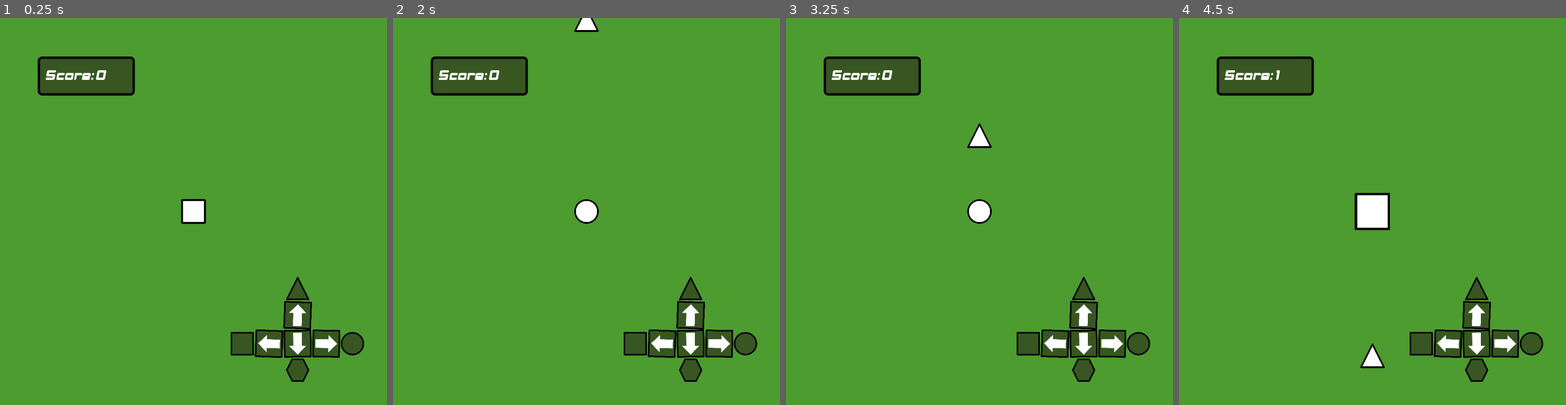
Above: before the commit, frames 1-4 (left to right).
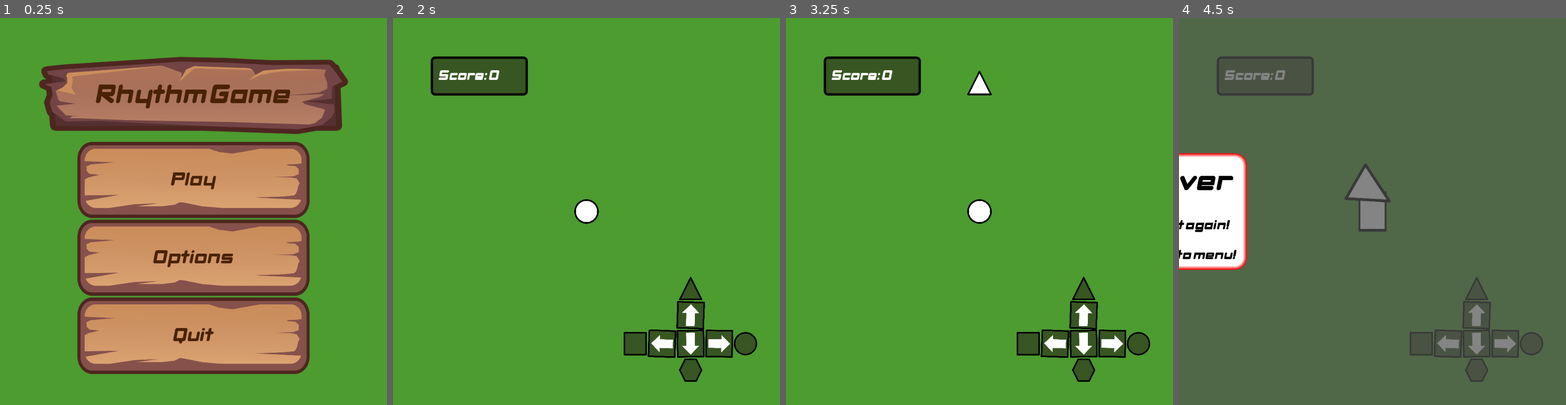
Above: after the commit, the same moments.

Repository: mtaubert/rhythm
Game: Godot game, scene res://Scenes/Menu.tscn
Same seed, same stepped clock (60 frames per second), same inputs: the game is played once before the commit and once after it. Before the commit the project starts from res://Scenes/Game.tscn.
Inputs (mouse positions are in pixels of both pictures, inside the frame that each line leads up to):
- Up to frame 1 (0.25 s): no input
- Up to frame 2 (2 s): click (586, 257) at 0.5 s, where only the run after the commit has a clickable "Options"; tap Enter at 1.25 s; hold Right (ui_right) from 1.28 s (still down)
- Up to frame 3 (3.25 s): release Right (ui_right) at 2.03 s; hold Down (ui_down) 2.03-2.78 s; hold Right (ui_right) from 2.78 s (still down)
- Up to frame 4 (4.5 s): release Right (ui_right) at 3.53 s; hold Up (ui_up) 3.53-4.28 s; hold Left (ui_left) from 4.28 s (still down)

The runs differ from the first frame. In frame 1, 51% of the frame differs, in the area x 9-95%, y 9-94%; in frame 2, 0.2%; in frame 3, 0.5%; in frame 4, 100%, in the area x 0-100%, y 0-100%.

Commit message:
Main Menu

Diff:
--- a/Scenes/Game.tscn
+++ b/Scenes/Game.tscn
@@ -111,7 +111,7 @@
 
 [sub_resource type="DynamicFont" id=6]
 
-size = 38
+size = 35
 use_mipmaps = true
 use_filter = false
 font_data = ExtResource( 4 )
@@ -177,7 +177,7 @@
 "values": [ true, false ]
 }
 
-[node name="Game" type="Node" index="0"]
+[node name="Game" type="Node"]
 
 script = ExtResource( 1 )
 
@@ -355,7 +355,6 @@
 
 [node name="Game_Over" type="Panel" parent="." index="4"]
 
-editor/display_folded = true
 visible = false
 anchor_left = 0.0
 anchor_top = 0.0
@@ -414,7 +413,7 @@
 anchor_right = 0.0
 anchor_bottom = 0.0
 margin_right = 500.0
-margin_bottom = 197.0
+margin_bottom = 146.0
 rect_pivot_offset = Vector2( 0, 0 )
 rect_clip_content = false
 mouse_filter = 2
@@ -433,15 +432,15 @@
 max_lines_visible = -1
 _sections_unfolded = [ "Grow Direction", "Rect", "Size Flags", "custom_colors", "custom_fonts" ]
 
-[node name="Label" type="Label" parent="Game_Over/Game_Over_Panel/VBoxContainer" index="1"]
-
-anchor_left = 0.0
-anchor_top = 0.0
-anchor_right = 0.0
-anchor_bottom = 0.0
-margin_top = 201.0
-margin_right = 500.0
-margin_bottom = 300.0
+[node name="Restart" type="Label" parent="Game_Over/Game_Over_Panel/VBoxContainer" index="1"]
+
+anchor_left = 0.0
+anchor_top = 0.0
+anchor_right = 0.0
+anchor_bottom = 0.0
+margin_top = 150.0
+margin_right = 500.0
+margin_bottom = 223.0
 rect_pivot_offset = Vector2( 0, 0 )
 rect_clip_content = false
 mouse_filter = 2
@@ -459,6 +458,32 @@
 max_lines_visible = -1
 _sections_unfolded = [ "Size Flags", "custom_colors", "custom_fonts" ]
 
+[node name="Menu" type="Label" parent="Game_Over/Game_Over_Panel/VBoxContainer" index="2"]
+
+anchor_left = 0.0
+anchor_top = 0.0
+anchor_right = 0.0
+anchor_bottom = 0.0
+margin_top = 227.0
+margin_right = 500.0
+margin_bottom = 300.0
+rect_pivot_offset = Vector2( 0, 0 )
+rect_clip_content = false
+mouse_filter = 2
+mouse_default_cursor_shape = 0
+size_flags_horizontal = 3
+size_flags_vertical = 3
+custom_fonts/font = SubResource( 6 )
+custom_colors/font_color = Color( 0, 0, 0, 1 )
+text = "Press Esc to go to menu!"
+align = 1
+valign = 1
+clip_text = true
+percent_visible = 1.0
+lines_skipped = 0
+max_lines_visible = -1
+_sections_unfolded = [ "Size Flags", "custom_colors", "custom_fonts" ]
+
 [node name="AnimationPlayer" type="AnimationPlayer" parent="." index="5"]
 
 root_node = NodePath("..")
--- /dev/null
+++ b/Scenes/Menu.tscn
@@ -0,0 +1,451 @@
+[gd_scene load_steps=10 format=2]
+
+[ext_resource path="res://Scripts/Menu.gd" type="Script" id=1]
+[ext_resource path="res://Assets/Background/background_image.png" type="Texture" id=2]
+[ext_resource path="res://Assets/Menu/title.png" type="Texture" id=3]
+[ext_resource path="res://Assets/Fonts/DBXLNEWI.TTF" type="DynamicFontData" id=4]
+[ext_resource path="res://Assets/Menu/button.png" type="Texture" id=5]
+[ext_resource path="res://Assets/Menu/button_green.png" type="Texture" id=6]
+[ext_resource path="res://Assets/Menu/button_red.png" type="Texture" id=7]
+
+[sub_resource type="DynamicFont" id=1]
+
+size = 70
+use_mipmaps = false
+use_filter = false
+font_data = ExtResource( 4 )
+_sections_unfolded = [ "Font", "Settings" ]
+
+[sub_resource type="DynamicFont" id=2]
+
+size = 50
+use_mipmaps = false
+use_filter = false
+font_data = ExtResource( 4 )
+_sections_unfolded = [ "Font", "Settings" ]
+
+[node name="Menu" type="Node" index="0"]
+
+script = ExtResource( 1 )
+
+[node name="Background" type="TextureRect" parent="." index="0"]
+
+editor/display_folded = true
+anchor_left = 0.0
+anchor_top = 0.0
+anchor_right = 0.0
+anchor_bottom = 0.0
+margin_right = 1000.0
+margin_bottom = 1000.0
+rect_pivot_offset = Vector2( 0, 0 )
+rect_clip_content = false
+mouse_filter = 1
+mouse_default_cursor_shape = 0
+size_flags_horizontal = 1
+size_flags_vertical = 1
+texture = ExtResource( 2 )
+expand = true
+stretch_mode = 0
+_sections_unfolded = [ "Rect" ]
+
+[node name="Title_bg" type="TextureRect" parent="Background" index="0"]
+
+anchor_left = 0.0
+anchor_top = 0.0
+anchor_right = 0.0
+anchor_bottom = 0.0
+margin_left = 100.0
+margin_top = 100.0
+margin_right = 900.0
+margin_bottom = 300.0
+rect_pivot_offset = Vector2( 0, 0 )
+rect_clip_content = false
+mouse_filter = 1
+mouse_default_cursor_shape = 0
+size_flags_horizontal = 1
+size_flags_vertical = 1
+texture = ExtResource( 3 )
+expand = true
+stretch_mode = 0
+_sections_unfolded = [ "Rect" ]
+
+[node name="Label" type="Label" parent="Background/Title_bg" index="0"]
+
+anchor_left = 0.0
+anchor_top = 0.0
+anchor_right = 0.0
+anchor_bottom = 0.0
+margin_right = 800.0
+margin_bottom = 200.0
+rect_pivot_offset = Vector2( 0, 0 )
+rect_clip_content = false
+mouse_filter = 2
+mouse_default_cursor_shape = 0
+size_flags_horizontal = 3
+size_flags_vertical = 3
+custom_fonts/font = SubResource( 1 )
+custom_colors/font_color = Color( 0.289063, 0.136239, 0.0135498, 1 )
+text = "Rhythm Game"
+align = 1
+valign = 1
+percent_visible = 1.0
+lines_skipped = 0
+max_lines_visible = -1
+_sections_unfolded = [ "Rect", "Size Flags", "custom_colors", "custom_fonts" ]
+
+[node name="Buttons" type="VBoxContainer" parent="." index="1"]
+
+editor/display_folded = true
+anchor_left = 0.0
+anchor_top = 0.0
+anchor_right = 0.0
+anchor_bottom = 0.0
+margin_left = 200.0
+margin_top = 320.0
+margin_right = 800.0
+margin_bottom = 920.0
+rect_pivot_offset = Vector2( 0, 0 )
+rect_clip_content = false
+mouse_filter = 1
+mouse_default_cursor_shape = 0
+size_flags_horizontal = 1
+size_flags_vertical = 1
+alignment = 0
+_sections_unfolded = [ "Rect" ]
+
+[node name="Play_Button" type="TextureButton" parent="Buttons" index="0"]
+
+anchor_left = 0.0
+anchor_top = 0.0
+anchor_right = 0.0
+anchor_bottom = 0.0
+margin_right = 600.0
+margin_bottom = 197.0
+rect_pivot_offset = Vector2( 0, 0 )
+rect_clip_content = false
+focus_mode = 2
+mouse_filter = 0
+mouse_default_cursor_shape = 0
+size_flags_horizontal = 3
+size_flags_vertical = 3
+toggle_mode = false
+enabled_focus_mode = 2
+shortcut = null
+group = null
+texture_normal = ExtResource( 5 )
+texture_pressed = ExtResource( 5 )
+texture_hover = ExtResource( 6 )
+expand = true
+_sections_unfolded = [ "Rect", "Size Flags", "Textures" ]
+
+[node name="Play" type="Label" parent="Buttons/Play_Button" index="0"]
+
+anchor_left = 0.0
+anchor_top = 0.0
+anchor_right = 0.0
+anchor_bottom = 0.0
+margin_right = 600.0
+margin_bottom = 197.0
+rect_pivot_offset = Vector2( 0, 0 )
+rect_clip_content = false
+mouse_filter = 2
+mouse_default_cursor_shape = 0
+size_flags_horizontal = 3
+size_flags_vertical = 3
+custom_fonts/font = SubResource( 2 )
+custom_colors/font_color = Color( 0.289063, 0.136239, 0.0135498, 1 )
+text = "Play"
+align = 1
+valign = 1
+clip_text = true
+percent_visible = 1.0
+lines_skipped = 0
+max_lines_visible = -1
+_sections_unfolded = [ "Anchor", "Rect", "Size Flags", "custom_colors", "custom_fonts", "custom_styles" ]
+
+[node name="Options_Button" type="TextureButton" parent="Buttons" index="1"]
+
+anchor_left = 0.0
+anchor_top = 0.0
+anchor_right = 0.0
+anchor_bottom = 0.0
+margin_top = 201.0
+margin_right = 600.0
+margin_bottom = 398.0
+rect_pivot_offset = Vector2( 0, 0 )
+rect_clip_content = false
+focus_mode = 2
+mouse_filter = 0
+mouse_default_cursor_shape = 0
+size_flags_horizontal = 3
+size_flags_vertical = 3
+toggle_mode = false
+enabled_focus_mode = 2
+shortcut = null
+group = null
+texture_normal = ExtResource( 5 )
+texture_pressed = ExtResource( 5 )
+texture_hover = ExtResource( 6 )
+expand = true
+_sections_unfolded = [ "Rect", "Size Flags", "Textures" ]
+
+[node name="Options" type="Label" parent="Buttons/Options_Button" index="0"]
+
+anchor_left = 0.0
+anchor_top = 0.0
+anchor_right = 0.0
+anchor_bottom = 0.0
+margin_right = 600.0
+margin_bottom = 197.0
+rect_pivot_offset = Vector2( 0, 0 )
+rect_clip_content = false
+mouse_filter = 2
+mouse_default_cursor_shape = 0
+size_flags_horizontal = 3
+size_flags_vertical = 3
+custom_fonts/font = SubResource( 2 )
+custom_colors/font_color = Color( 0.289063, 0.136239, 0.0135498, 1 )
+text = "Options"
+align = 1
+valign = 1
+clip_text = true
+percent_visible = 1.0
+lines_skipped = 0
+max_lines_visible = -1
+_sections_unfolded = [ "Anchor", "Mouse", "Rect", "Size Flags", "custom_colors", "custom_fonts", "custom_styles" ]
+
+[node name="Quit_Button" type="TextureButton" parent="Buttons" index="2"]
+
+anchor_left = 0.0
+anchor_top = 0.0
+anchor_right = 0.0
+anchor_bottom = 0.0
+margin_top = 402.0
+margin_right = 600.0
+margin_bottom = 600.0
+rect_pivot_offset = Vector2( 0, 0 )
+rect_clip_content = false
+focus_mode = 2
+mouse_filter = 0
+mouse_default_cursor_shape = 0
+size_flags_horizontal = 3
+size_flags_vertical = 3
+toggle_mode = false
+enabled_focus_mode = 2
+shortcut = null
+group = null
+texture_normal = ExtResource( 5 )
+texture_pressed = ExtResource( 5 )
+texture_hover = ExtResource( 7 )
+expand = true
+_sections_unfolded = [ "Rect", "Size Flags", "Textures" ]
+
+[node name="Play" type="Label" parent="Buttons/Quit_Button" index="0"]
+
+anchor_left = 0.0
+anchor_top = 0.0
+anchor_right = 0.0
+anchor_bottom = 0.0
+margin_right = 600.0
+margin_bottom = 197.0
+rect_pivot_offset = Vector2( 0, 0 )
+rect_clip_content = false
+mouse_filter = 2
+mouse_default_cursor_shape = 0
+size_flags_horizontal = 3
+size_flags_vertical = 3
+custom_fonts/font = SubResource( 2 )
+custom_colors/font_color = Color( 0.289063, 0.136239, 0.0135498, 1 )
+text = "Quit"
+align = 1
+valign = 1
+clip_text = true
+percent_visible = 1.0
+lines_skipped = 0
+max_lines_visible = -1
+_sections_unfolded = [ "Anchor", "Rect", "Size Flags", "custom_colors", "custom_fonts", "custom_styles" ]
+
+[node name="Options" type="VBoxContainer" parent="." index="2"]
+
+editor/display_folded = true
+visible = false
+anchor_left = 0.0
+anchor_top = 0.0
+anchor_right = 0.0
+anchor_bottom = 0.0
+margin_left = 200.0
+margin_top = 320.0
+margin_right = 800.0
+margin_bottom = 920.0
+rect_pivot_offset = Vector2( 0, 0 )
+rect_clip_content = false
+mouse_filter = 1
+mouse_default_cursor_shape = 0
+size_flags_horizontal = 1
+size_flags_vertical = 1
+alignment = 0
+_sections_unfolded = [ "Rect" ]
+
+[node name="Play_Button" type="TextureButton" parent="Options" index="0"]
+
+anchor_left = 0.0
+anchor_top = 0.0
+anchor_right = 0.0
+anchor_bottom = 0.0
+margin_right = 600.0
+margin_bottom = 197.0
+rect_pivot_offset = Vector2( 0, 0 )
+rect_clip_content = false
+focus_mode = 2
+mouse_filter = 0
+mouse_default_cursor_shape = 0
+size_flags_horizontal = 3
+size_flags_vertical = 3
+toggle_mode = false
+enabled_focus_mode = 2
+shortcut = null
+group = null
+texture_normal = ExtResource( 5 )
+texture_pressed = ExtResource( 5 )
+texture_hover = ExtResource( 6 )
+expand = true
+_sections_unfolded = [ "Rect", "Size Flags", "Textures" ]
+
+[node name="Play" type="Label" parent="Options/Play_Button" index="0"]
+
+anchor_left = 0.0
+anchor_top = 0.0
+anchor_right = 0.0
+anchor_bottom = 0.0
+margin_right = 600.0
+margin_bottom = 197.0
+rect_pivot_offset = Vector2( 0, 0 )
+rect_clip_content = false
+mouse_filter = 2
+mouse_default_cursor_shape = 0
+size_flags_horizontal = 3
+size_flags_vertical = 3
+custom_fonts/font = SubResource( 2 )
+custom_colors/font_color = Color( 0.289063, 0.136239, 0.0135498, 1 )
+text = "Play"
+align = 1
+valign = 1
+clip_text = true
+percent_visible = 1.0
+lines_skipped = 0
+max_lines_visible = -1
+_sections_unfolded = [ "Anchor", "Rect", "Size Flags", "custom_colors", "custom_fonts", "custom_styles" ]
+
+[node name="Options_Button" type="TextureButton" parent="Options" index="1"]
+
+anchor_left = 0.0
+anchor_top = 0.0
+anchor_right = 0.0
+anchor_bottom = 0.0
+margin_top = 201.0
+margin_right = 600.0
+margin_bottom = 398.0
+rect_pivot_offset = Vector2( 0, 0 )
+rect_clip_content = false
+focus_mode = 2
+mouse_filter = 0
+mouse_default_cursor_shape = 0
+size_flags_horizontal = 3
+size_flags_vertical = 3
+toggle_mode = false
+enabled_focus_mode = 2
+shortcut = null
+group = null
+texture_normal = ExtResource( 5 )
+texture_pressed = ExtResource( 5 )
+texture_hover = ExtResource( 6 )
+expand = true
+_sections_unfolded = [ "Rect", "Size Flags", "Textures" ]
+
+[node name="Options" type="Label" parent="Options/Options_Button" index="0"]
+
+anchor_left = 0.0
+anchor_top = 0.0
+anchor_right = 0.0
+anchor_bottom = 0.0
+margin_right = 600.0
+margin_bottom = 197.0
+rect_pivot_offset = Vector2( 0, 0 )
+rect_clip_content = false
+mouse_filter = 2
+mouse_default_cursor_shape = 0
+size_flags_horizontal = 3
+size_flags_vertical = 3
+custom_fonts/font = SubResource( 2 )
+custom_colors/font_color = Color( 0.289063, 0.136239, 0.0135498, 1 )
+text = "Options"
+align = 1
+valign = 1
+clip_text = true
+percent_visible = 1.0
+lines_skipped = 0
+max_lines_visible = -1
+_sections_unfolded = [ "Anchor", "Mouse", "Rect", "Size Flags", "custom_colors", "custom_fonts", "custom_styles" ]
+
+[node name="Quit_Button" type="TextureButton" parent="Options" index="2"]
+
+anchor_left = 0.0
+anchor_top = 0.0
+anchor_right = 0.0
+anchor_bottom = 0.0
+margin_top = 402.0
+margin_right = 600.0
+margin_bottom = 600.0
+rect_pivot_offset = Vector2( 0, 0 )
+rect_clip_content = false
+focus_mode = 2
+mouse_filter = 0
+mouse_default_cursor_shape = 0
+size_flags_horizontal = 3
+size_flags_vertical = 3
+toggle_mode = false
+enabled_focus_mode = 2
+shortcut = null
+group = null
+texture_normal = ExtResource( 5 )
+texture_pressed = ExtResource( 5 )
+texture_hover = ExtResource( 7 )
+expand = true
+_sections_unfolded = [ "Rect", "Size Flags", "Textures" ]
+
+[node name="Play" type="Label" parent="Options/Quit_Button" index="0"]
+
+anchor_left = 0.0
+anchor_top = 0.0
+anchor_right = 0.0
+anchor_bottom = 0.0
+margin_right = 600.0
+margin_bottom = 197.0
+rect_pivot_offset = Vector2( 0, 0 )
+rect_clip_content = false
+mouse_filter = 2
+mouse_default_cursor_shape = 0
+size_flags_horizontal = 3
+size_flags_vertical = 3
+custom_fonts/font = SubResource( 2 )
+custom_colors/font_color = Color( 0.289063, 0.136239, 0.0135498, 1 )
+text = "Quit"
+align = 1
+valign = 1
+clip_text = true
+percent_visible = 1.0
+lines_skipped = 0
+max_lines_visible = -1
+_sections_unfolded = [ "Anchor", "Rect", "Size Flags", "custom_colors", "custom_fonts", "custom_styles" ]
+
+[connection signal="pressed" from="Buttons/Play_Button" to="." method="play"]
+
+[connection signal="pressed" from="Buttons/Options_Button" to="." method="play"]
+
+[connection signal="pressed" from="Buttons/Quit_Button" to="." method="quit"]
+
+[connection signal="pressed" from="Options/Play_Button" to="." method="play"]
+
+[connection signal="pressed" from="Options/Options_Button" to="." method="play"]
+
+[connection signal="pressed" from="Options/Quit_Button" to="." method="quit"]
--- a/Scripts/Game.gd
+++ b/Scripts/Game.gd
@@ -11,13 +11,15 @@
 	$Background/Score/Label.text = "Score: 0"
 
 func _process(delta):
-	if(Input.is_key_pressed(KEY_R) and gameOver and not restarting):
+	if(Input.is_action_pressed("restart") and gameOver and not restarting):
 		restarting = true
 		gameOver = false
 		$Background/Score/Label.text = "Score: 0"
 		$AnimationPlayer.play("restart")
 		$Player.respawn()
 		$Spawns.timer.start()
+	if(Input.is_action_pressed("exit_to_menu")):
+		SceneManager.load_scene("Menu")
 
 func game_over():
 	gameOver = true
--- /dev/null
+++ b/Scripts/Menu.gd
@@ -0,0 +1,22 @@
+extends Node
+
+# class member variables go here, for example:
+# var a = 2
+# var b = "textvar"
+
+func _ready():
+	# Called when the node is added to the scene for the first time.
+	# Initialization here
+	pass
+
+func play():
+	SceneManager.load_scene("Game")
+
+func show_options():
+	pass
+
+func hide_options():
+	pass
+
+func quit():
+	SceneManager.quit_game()
--- a/Scripts/Player.gd
+++ b/Scripts/Player.gd
@@ -15,19 +15,19 @@
 	currentShape = "square"
 
 func _process(delta):
-	if(Input.is_key_pressed(KEY_LEFT) and currentShape != "square"):
+	if(Input.is_action_pressed("ui_left") and currentShape != "square"):
 		self.texture = square
 		currentShape = "square"
 		$AnimationPlayer.play("change_shape")
-	elif(Input.is_key_pressed(KEY_UP) and currentShape != "triangle"):
+	elif(Input.is_action_pressed("ui_up") and currentShape != "triangle"):
 		self.texture = triangle
 		currentShape = "triangle"
 		$AnimationPlayer.play("change_shape")
-	elif(Input.is_key_pressed(KEY_RIGHT) and currentShape != "circle"):
+	elif(Input.is_action_pressed("ui_right") and currentShape != "circle"):
 		self.texture = circle
 		currentShape = "circle"
 		$AnimationPlayer.play("change_shape")
-	elif(Input.is_key_pressed(KEY_DOWN) and currentShape != "hexagon"):
+	elif(Input.is_action_pressed("ui_down") and currentShape != "hexagon"):
 		self.texture = hexagon
 		currentShape = "hexagon"
 		$AnimationPlayer.play("change_shape")
--- /dev/null
+++ b/Scripts/SceneManager.gd
@@ -0,0 +1,7 @@
+extends Node
+
+func load_scene(name):
+	get_tree().change_scene("res://Scenes/" + name + ".tscn")
+
+func quit_game():
+	get_tree().quit()
--- a/project.godot
+++ b/project.godot
@@ -11,14 +11,25 @@
 [application]
 
 config/name="Rhythm Game"
-run/main_scene="res://Scenes/Game.tscn"
+run/main_scene="res://Scenes/Menu.tscn"
 config/icon="res://icon.png"
+
+[autoload]
+
+SceneManager="*res://Scripts/SceneManager.gd"
 
 [display]
 
 window/size/width=1000
 window/size/height=1000
 
+[input]
+
+restart=[ Object(InputEventKey,"resource_local_to_scene":false,"resource_name":"","device":0,"alt":false,"shift":false,"control":false,"meta":false,"command":false,"pressed":false,"scancode":82,"unicode":0,"echo":false,"script":null)
+ ]
+exit_to_menu=[ Object(InputEventKey,"resource_local_to_scene":false,"resource_name":"","device":0,"alt":false,"shift":false,"control":false,"meta":false,"command":false,"pressed":false,"scancode":16777217,"unicode":0,"echo":false,"script":null)
+ ]
+
 [rendering]
 
 environment/default_environment="res://default_env.tres"
Binary file added: Assets/Menu/button.png
Not shown, added: Assets/Menu/button.png.import
Binary file added: Assets/Menu/button_green.png
Not shown, added: Assets/Menu/button_green.png.import
Binary file added: Assets/Menu/button_red.png
Not shown, added: Assets/Menu/button_red.png.import
Binary file added: Assets/Menu/title.png
Not shown, added: Assets/Menu/title.png.import
